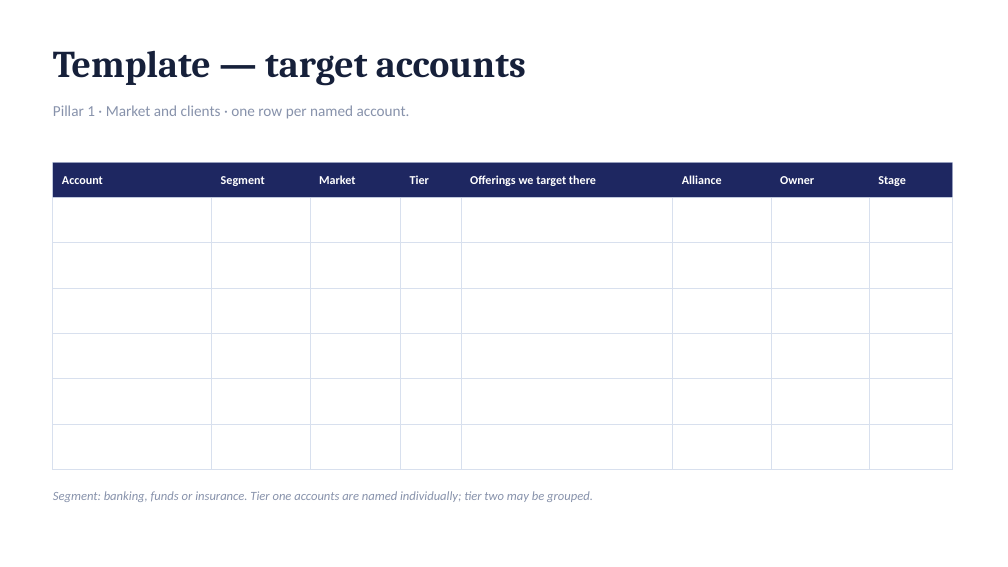
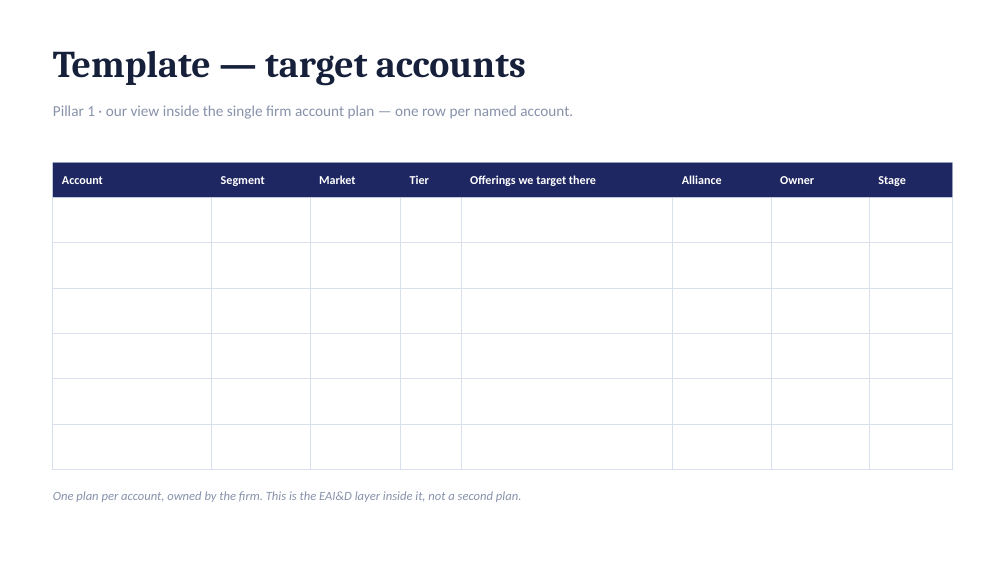
Before and after one commit to dhajjar-cyber/bae, a slide deck: slide 30 of FSI strategy/EAI&D-FSI-Strategy-Development-Plan.pptx. Drawn at 1008x567 pixels with LibreOffice and Linux fonts; fonts in the diff are those of the drawing. Boxes give left, top, right and bottom in pixels: in the first picture for what was removed or moved away, otherwise in the second. Text is boxed around its words. In the diff, an @@ line names an element or a change of style, - is before the commit and + after.

```diff
--- a/FSI strategy/EAI&D-FSI-Strategy-Development-Plan.pptx
+++ b/FSI strategy/EAI&D-FSI-Strategy-Development-Plan.pptx
@@ text at [53, 105, 573, 119]: text changed @@
-Pillar 1 · Market and clients · one row per named account.
+Pillar 1 · our view inside the single firm account plan — one row per named account.
@@ text at [53, 491, 521, 502]: text changed @@
-Segment: banking, funds or insurance. Tier one accounts are named individually; tier two may be grouped.
+One plan per account, owned by the firm. This is the EAI&D layer inside it, not a second plan.
```
Also in this commit, not shown: 3 other slides changed, 1 other file.
